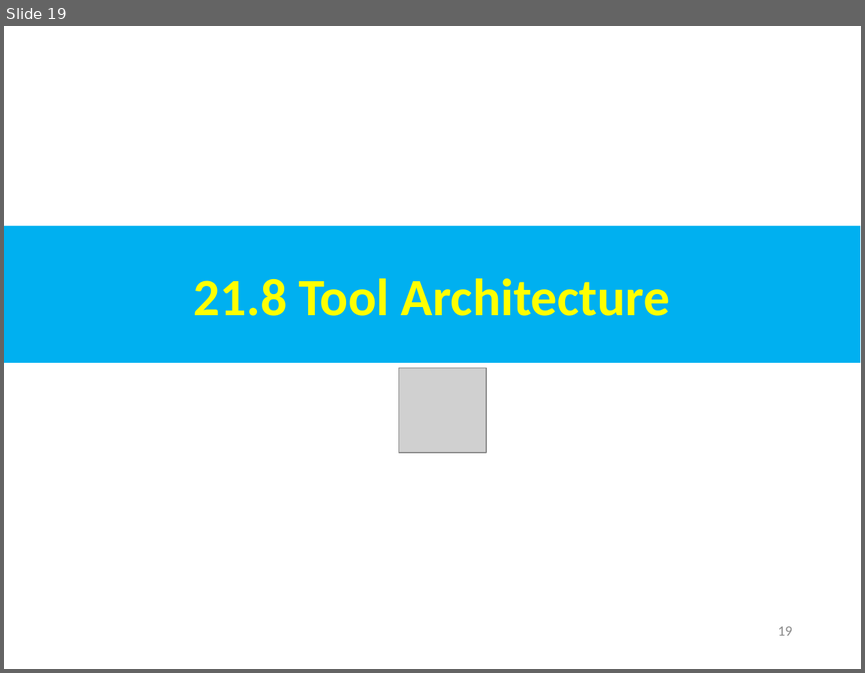
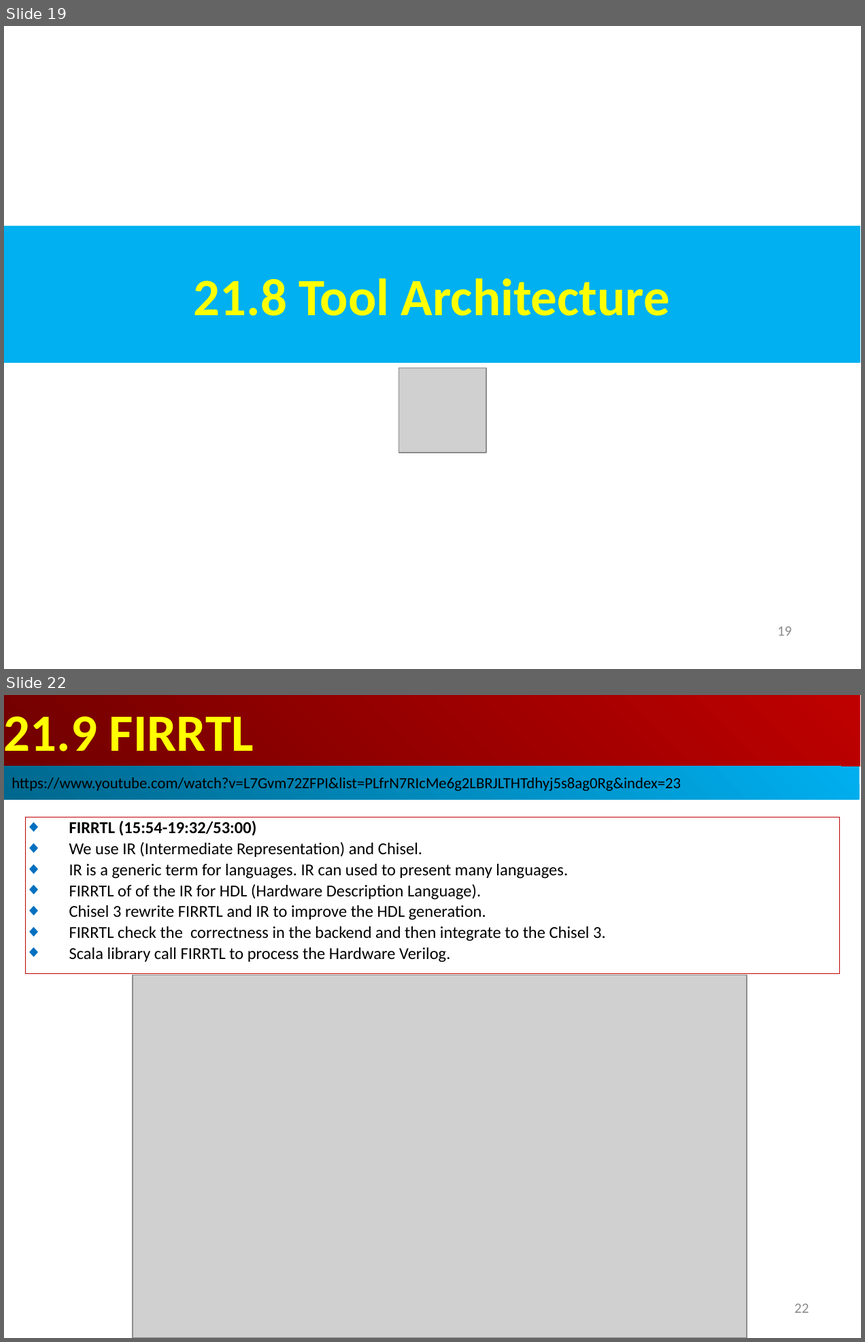
Before and after one commit to peterhchen/AIU_CS800_Chisel, a slide deck: 500_UCSC_HWD/021_FIRRTL/000_Video/021.FIRRTL.ppt. Shown one above the other, each under a label of ours: slide 19 before the commit, slides 19 and 22 after it; the slides between them are not shown. The pictures are 865x673 and 865x1342 pixels, drawn with LibreOffice and Linux fonts; fonts in the diff are those of the drawing; grey boxes stand for pictures. Boxes give left, top, right and bottom in pixels: in the first picture for what was removed or moved away, otherwise in the second. Text is boxed around its words. In the diff, an @@ line names an element or a change of style, - is before the commit and + after.

```diff
--- a/500_UCSC_HWD/021_FIRRTL/000_Video/021.FIRRTL.ppt
+++ b/500_UCSC_HWD/021_FIRRTL/000_Video/021.FIRRTL.ppt
@@ slide 22 added at [4, 695, 861, 1338], background #FFFFFF @@
@@ rectangle added at [4, 695, 860, 766], fill gradient #BF0000 to #710000, 44 pt, text #FFFF00, bold @@
+21.9 FIRRTL
@@ rectangle added at [4, 766, 859, 800], fill gradient #00AFEF to #00688E, 13 pt, text #000000 @@
+https://www.youtube.com/watch?v=L7Gvm72ZFPI&list=PLfrN7RIcMe6g2LBRJLTHTdhyj5s8ag0Rg&index=23
@@ rectangle added at [26, 817, 839, 974], outline #C00000 0.74 pt, 14 pt, text #000000 @@
+◆ FIRRTL (15:54-19:32/53:00)
+◆ We use IR (Intermediate Representation) and Chisel.
+◆ IR is a generic term for languages. IR can used to present many languages.
+◆ FIRRTL of of the IR for HDL (Hardware Description Language).
+◆ Chisel 3 rewrite FIRRTL and IR to improve the HDL generation.
+◆ FIRRTL check the correctness in the backend and then integrate to the Chisel 3.
+◆ Scala library call FIRRTL to process the Hardware Verilog.
@@ picture added at [133, 975, 747, 1338] @@
@@ page number added at [794, 1303, 808, 1312], 12 pt, text #8B8B8B @@
+22
```
Also in this commit, not shown: 20 other slides changed, 7 other slides added.
